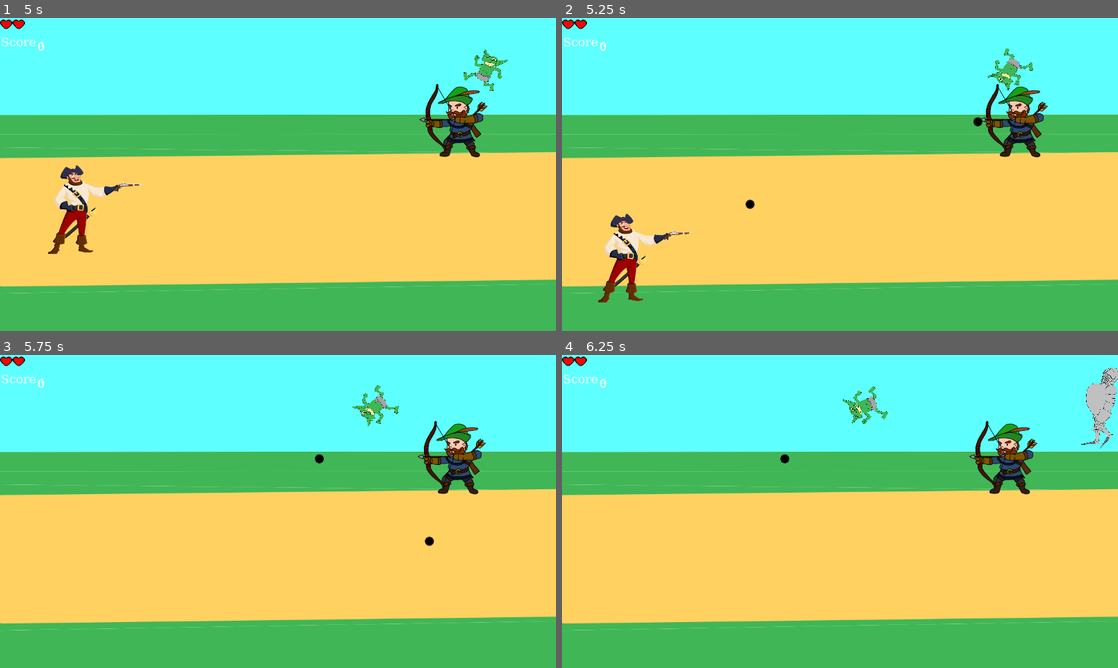
Above: before the commit, frames 1-4 (two rows, left to right).
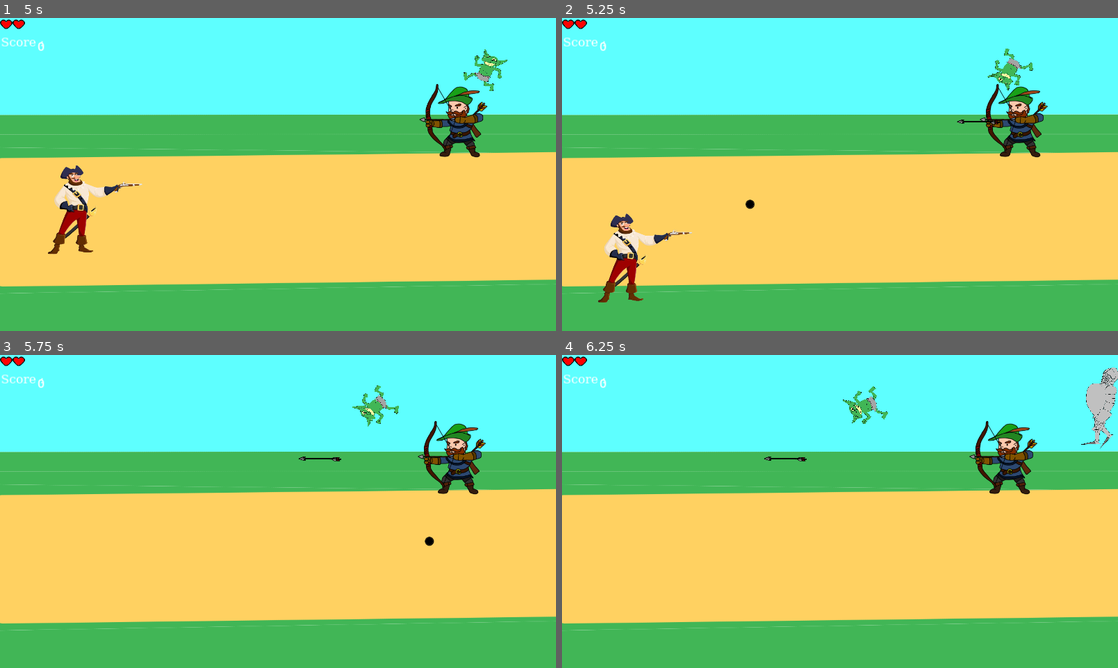
Above: after the commit, the same moments.

Repository: Sakusai/GameJam-IUT-2025
Game: Godot game, scene res://Scene/main.tscn
The game is run twice, just before and just after one commit, with the same random seed, the same clock (stepped at 60 frames per second) and the same inputs.
Inputs:
- Up to frame 1 (5 s): tap Enter at 0.5 s; hold Right (ui_right) 0.53-1.28 s; tap Space (shoot) every 0.75 s from 0.6 to 4.35 s; hold Down (ui_down) 1.28-2.03 s; hold Right (ui_right) 2.03-2.78 s; hold Up (ui_up) 2.78-3.53 s; hold Left (ui_left) from 3.53 s (still down)
- Up to frame 2 (5.25 s): release Left (ui_left) at 5.03 s; hold Down (ui_down) from 5.03 s (still down); tap Space (shoot) at 5.1 s
- Up to frame 3 (5.75 s): keep holding Down (ui_down)
- Up to frame 4 (6.25 s): release Down (ui_down) at 5.78 s; hold Right (ui_right) from 5.78 s (still down); tap Space (shoot) at 5.85 s

Frame 1 is identical in both runs. In frame 2, less than 0.1% of the frame differs, in the area x 71-79%, y 31-35%; in frame 3, less than 0.1%, in the area x 53-62%, y 31-35%; in frame 4, less than 0.1%.

Commit message:
Add score modifiers

Diff:
--- a/Scene/Archer.tscn
+++ b/Scene/Archer.tscn
@@ -30,6 +30,11 @@
 [node name="ShootTime" type="Timer" parent="."]
 one_shot = true
 
+[node name="PointsTimer" type="Timer" parent="."]
+wait_time = 1.4
+autostart = true
+
 [connection signal="body_entered" from="." to="." method="_on_body_entered"]
 [connection signal="timeout" from="MoveTime" to="." method="_on_move_time_timeout"]
 [connection signal="timeout" from="ShootTime" to="." method="_on_shoot_time_timeout"]
+[connection signal="timeout" from="PointsTimer" to="." method="_on_points_timer_timeout"]
--- a/Scene/Goblin.tscn
+++ b/Scene/Goblin.tscn
@@ -18,5 +18,10 @@
 [node name="CollisionShape2D" type="CollisionShape2D" parent="."]
 shape = SubResource("CircleShape2D_6jpny")
 
+[node name="PointsTimer" type="Timer" parent="."]
+wait_time = 0.8
+autostart = true
+
 [connection signal="area_entered" from="." to="." method="_on_area_entered"]
 [connection signal="body_entered" from="." to="." method="_on_body_entered"]
+[connection signal="timeout" from="PointsTimer" to="." method="_on_points_timer_timeout"]
--- a/Scene/arrow.tscn
+++ b/Scene/arrow.tscn
@@ -1,9 +1,10 @@
 [gd_scene load_steps=4 format=3 uid="uid://b6dr3rsfbxnhi"]
 
 [ext_resource type="Script" path="res://Script/arrow.gd" id="1_uxxf7"]
-[ext_resource type="Texture2D" uid="uid://dxn28i7cskgad" path="res://Asset/boulet.png" id="2_swby6"]
+[ext_resource type="Texture2D" uid="uid://bcbdcr0wu5jwj" path="res://Asset/Archer/arrow.png" id="2_324vn"]
 
-[sub_resource type="CircleShape2D" id="CircleShape2D_f52q4"]
+[sub_resource type="RectangleShape2D" id="RectangleShape2D_8uvyw"]
+size = Vector2(35, 11)
 
 [node name="Arrow" type="Area2D"]
 collision_layer = 2
@@ -11,10 +12,12 @@
 script = ExtResource("1_uxxf7")
 
 [node name="Sprite2D" type="Sprite2D" parent="."]
-texture = ExtResource("2_swby6")
+position = Vector2(0, -1)
+scale = Vector2(0.52, 0.52)
+texture = ExtResource("2_324vn")
 
 [node name="CollisionShape2D" type="CollisionShape2D" parent="."]
-position = Vector2(0, -1)
-shape = SubResource("CircleShape2D_f52q4")
+position = Vector2(-25.5, -1.5)
+shape = SubResource("RectangleShape2D_8uvyw")
 
 [connection signal="body_entered" from="." to="." method="_on_body_entered"]
--- a/Scene/knight.tscn
+++ b/Scene/knight.tscn
@@ -45,4 +45,9 @@
 position = Vector2(-1, -3)
 shape = SubResource("RectangleShape2D_sp6pa")
 
+[node name="PointsTimer" type="Timer" parent="."]
+wait_time = 1.6
+autostart = true
+
 [connection signal="body_entered" from="." to="." method="_on_body_entered"]
+[connection signal="timeout" from="PointsTimer" to="." method="_on_points_timer_timeout"]
--- a/Scene/score.tscn
+++ b/Scene/score.tscn
@@ -3,6 +3,9 @@
 [ext_resource type="Script" path="res://Script/score.gd" id="1_t51og"]
 
 [sub_resource type="FontFile" id="FontFile_kk70e"]
+subpixel_positioning = 0
+msdf_pixel_range = 14
+msdf_size = 128
 cache/0/16/0/ascent = 0.0
 cache/0/16/0/descent = 0.0
 cache/0/16/0/underline_position = 0.0
--- a/Script/archer.gd
+++ b/Script/archer.gd
@@ -10,6 +10,9 @@
 
 @export var SPEED = 100
 
+@onready var timer = $PointsTimer
+var minus = 0
+
 func _physics_process(delta: float) -> void:
 	if is_moving:
 		var direction = Vector2.LEFT
@@ -18,7 +21,7 @@
 func take_damage():
 	life -= 1
 	if life <= 0:
-		Score._kill_archer()
+		Score._kill_archer(minus)
 		queue_free()
 
 func destroy():
@@ -56,3 +59,7 @@
 			timer.wait_time = 1
 			timer.start()
 			tir_num = 0
+
+
+func _on_points_timer_timeout() -> void:
+	minus += 10
--- a/Script/goblin.gd
+++ b/Script/goblin.gd
@@ -3,6 +3,9 @@
 
 @export var SPEED = 300
 var life = 1
+
+@onready var timer = $PointsTimer
+var minus = 0
 
 func _physics_process(delta: float) -> void:
 	global_position.x -= SPEED * delta
@@ -11,7 +14,7 @@
 func take_damage():
 	life -= 1
 	if life <= 0:
-		Score._kill_goblin()
+		Score._kill_goblin(minus)
 		queue_free()
 
 func destroy():
@@ -21,3 +24,7 @@
 	if body is Pirate:
 		body.updateLife()
 		destroy()
+
+
+func _on_points_timer_timeout() -> void:
+	minus += 5
--- a/Script/knight.gd
+++ b/Script/knight.gd
@@ -2,6 +2,9 @@
 class_name Knight
 
 var life = 3
+
+@onready var timer = $PointsTimer
+var minus = 0
 
 @export var SPEED = 150
 @onready  var _animation_player = $AnimatedSprite2D
@@ -12,7 +15,7 @@
 func take_damage():
 	life -= 1
 	if life <= 0:
-		Score._kill_Knight()
+		Score._kill_Knight(minus)
 		queue_free()
 
 func destroy():
@@ -22,3 +25,7 @@
 	if body is Pirate:
 		body.updateLife()
 		destroy()
+
+
+func _on_points_timer_timeout() -> void:
+	minus += 20
--- a/Script/score.gd
+++ b/Script/score.gd
@@ -12,12 +12,11 @@
 func update():
 	$Label/Label.text = str(score)
 
+static func _kill_goblin(minus):
+	score += 55 - minus
 
-static func _kill_goblin():
-	score += 50
+static func _kill_archer(minus):
+	score += 110 - minus
 
-static func _kill_archer():
-	score += 100
-
-static func _kill_Knight():
-	score += 200
+static func _kill_Knight(minus):
+	score += 220 - minus
Binary file added: Asset/Archer/arrow.png
Not shown, added: Asset/Archer/arrow.png.import
Not shown, added: Asset/Archer/arrow.png~
